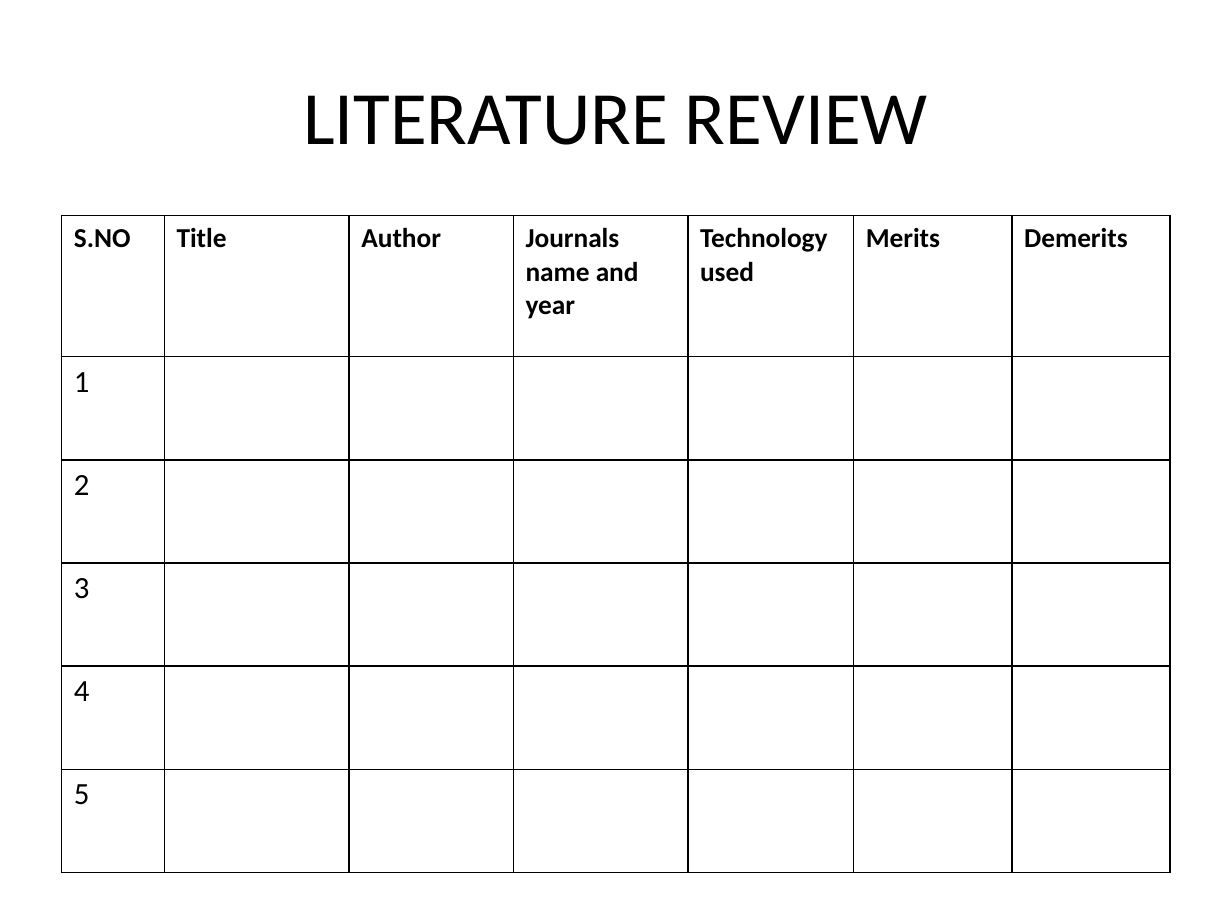
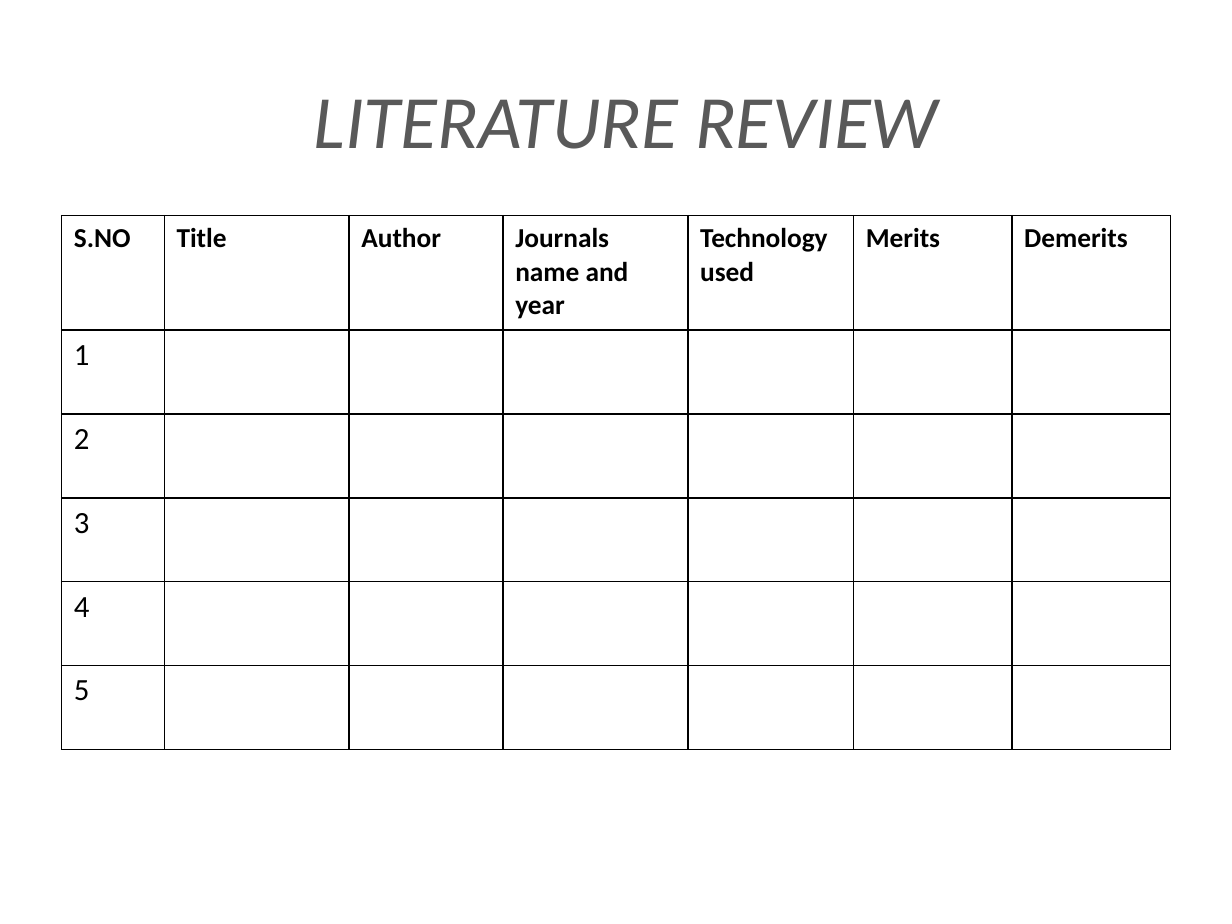
Before and after one commit to Musthafa2001/project-ppt, a slide deck: slide 6 of ARP SNIFFER IN OPEN WIFI.pptx. Drawn at 1232x924 pixels with LibreOffice and Linux fonts; fonts in the diff are those of the drawing. Boxes give left, top, right and bottom in pixels: in the first picture for what was removed or moved away, otherwise in the second. Text is boxed around its words. In the diff, an @@ line names an element or a change of style, - is before the commit and + after.

```diff
--- a/ARP SNIFFER IN OPEN WIFI.pptx
+++ b/ARP SNIFFER IN OPEN WIFI.pptx
@@ title "LITERATURE REVIEW": place and size @@
-title "LITERATURE REVIEW" at <box>303,95,928,145</box>
+title "LITERATURE REVIEW" at <box>313,99,938,149</box>
@@ title "LITERATURE REVIEW" at <box>313,99,938,149</box>: text colour #000000 to #595959, italic on @@
@@ table: place and size @@
-table at <box>62,216,1172,872</box>
+table at <box>62,216,1172,749</box>
```
Also in this commit, not shown: 1 other slide changed.
